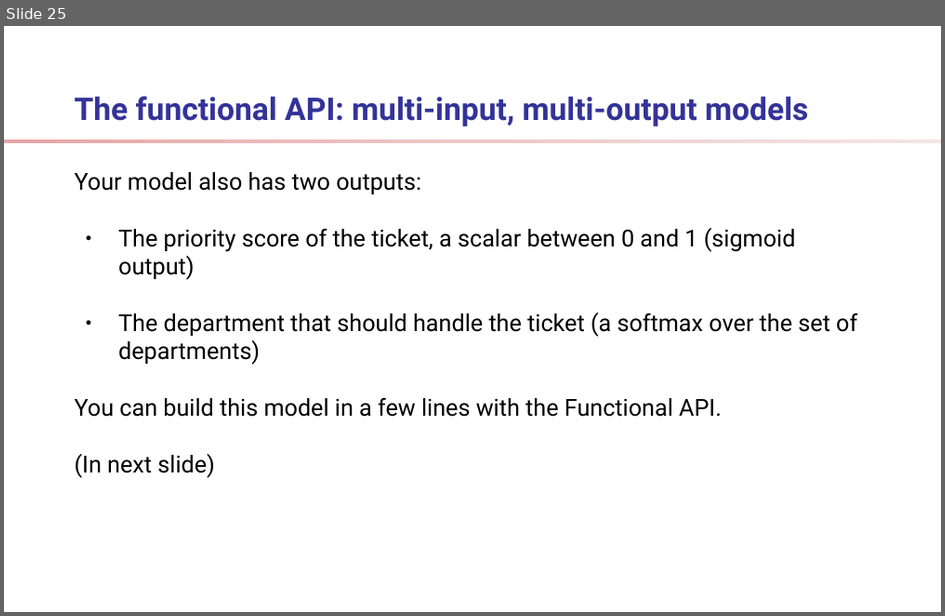
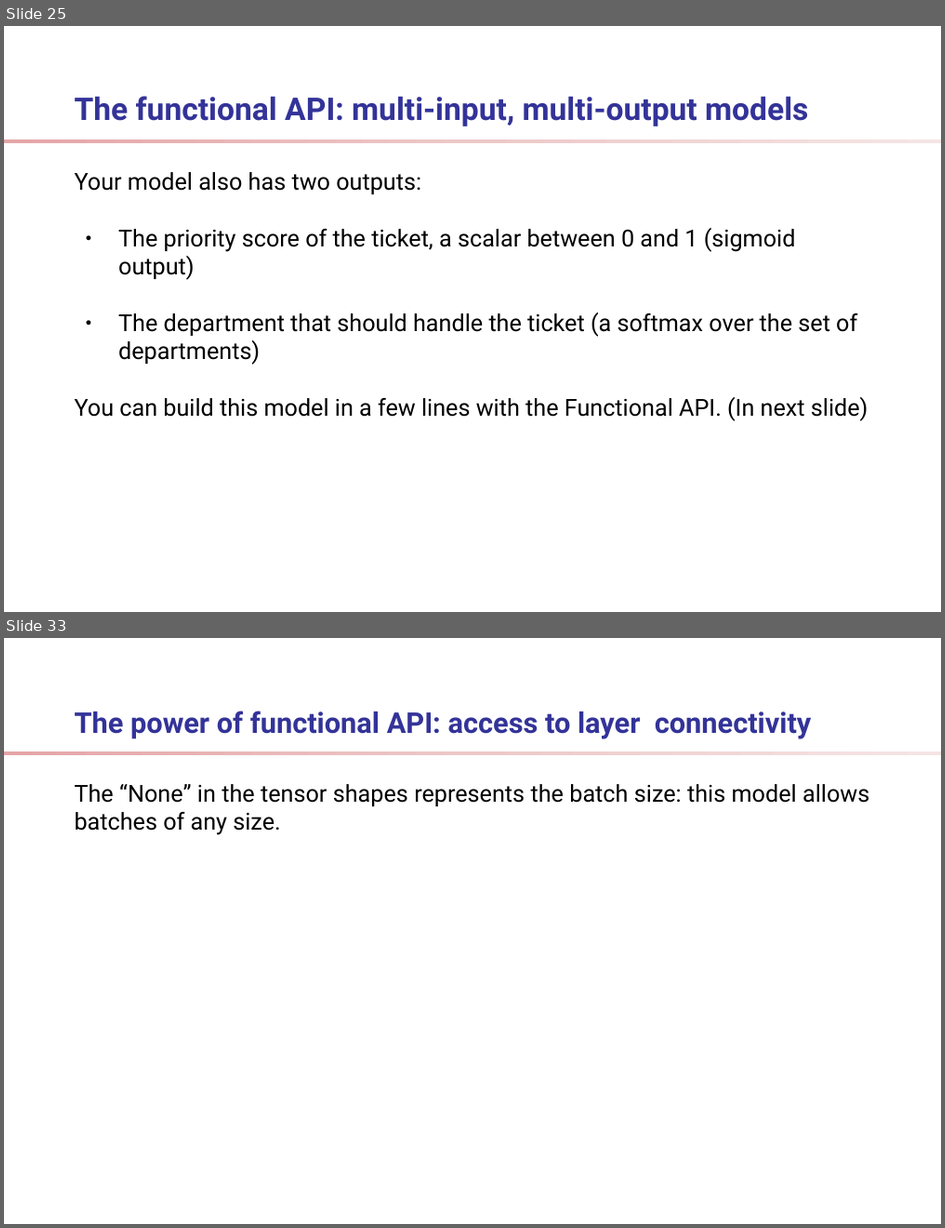
Before and after one commit to ShelpAm/learn-deep-learning, a slide deck: docs/presentation.odp. Shown one above the other, each under a label of ours: slide 25 before the commit, slides 25 and 33 after it; the slides between them are not shown. The pictures are 945x616 and 945x1228 pixels, drawn with LibreOffice and Linux fonts; fonts in the diff are those of the drawing; background and template pictures are left out. Boxes give left, top, right and bottom in pixels: in the first picture for what was removed or moved away, otherwise in the second. Text is boxed around its words. In the diff, an @@ line names an element or a change of style, - is before the commit and + after.

```diff
--- a/docs/presentation.odp
+++ b/docs/presentation.odp
@@ slide 33 added at (x1=4, y1=638, x2=941, y2=1224), background #FFFFFF; not listed: 1 template element that a slide beside it also shows @@
@@ title added at (x1=75, y1=711, x2=812, y2=739), 22 pt, text #333399, bold @@
+The power of functional API: access to layer connectivity
@@ text added at (x1=75, y1=784, x2=870, y2=835), 18 pt, text #000000 @@
+The “None” in the tensor shapes represents the batch size: this model allows batches of any size.
@@ slide 25 changed as well @@
@@ text at (x1=75, y1=397, x2=869, y2=421): text changed @@
-You can build this model in a few lines with the Functional API.
-(In next slide)
+You can build this model in a few lines with the Functional API. (In next slide)
```
Also in this commit, not shown: 23 other slides changed, 32 other slides added, 2 slides removed, 29 other files.
